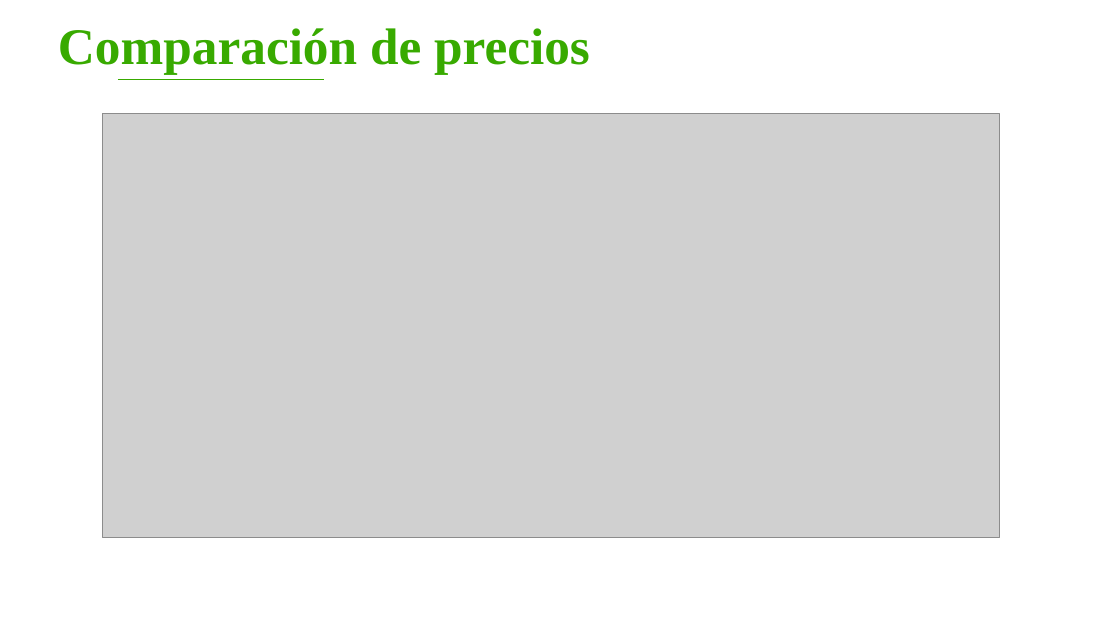
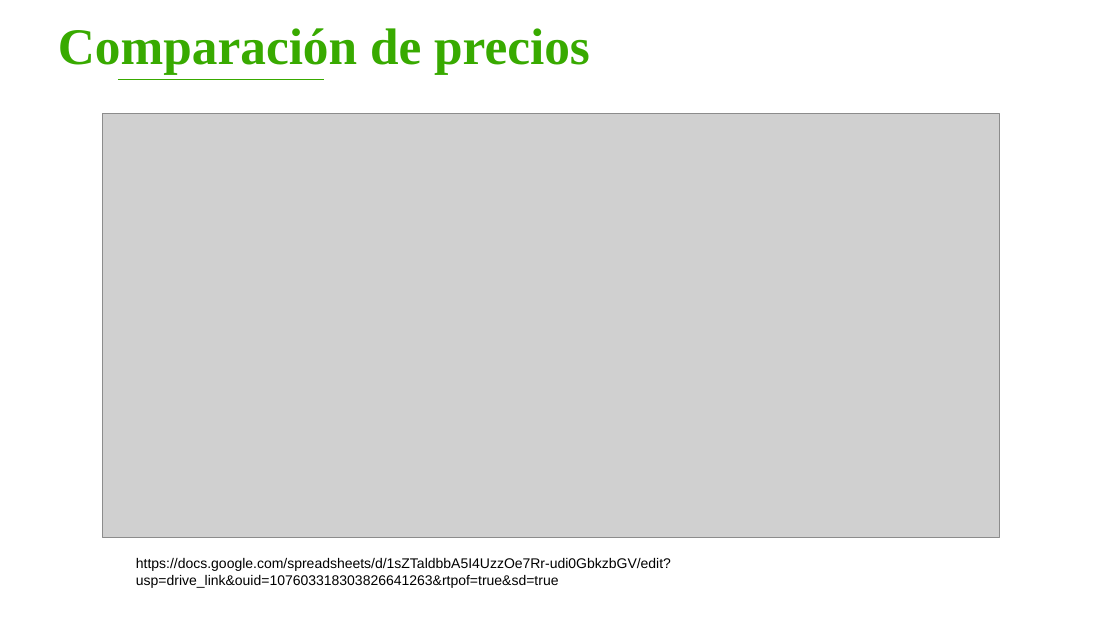
Before and after one commit to DavidV4iss/Master-Barber, a slide deck: slide 4 of PRESENTACION ENTREGABLES 2/Entregables 2.pptx. Drawn at 1120x630 pixels with LibreOffice and Linux fonts; fonts in the diff are those of the drawing; grey boxes stand for pictures; background and template pictures are left out. Boxes give left, top, right and bottom in pixels: in the first picture for what was removed or moved away, otherwise in the second. Text is boxed around its words. In the diff, an @@ line names an element or a change of style, - is before the commit and + after.

```diff
--- a/PRESENTACION ENTREGABLES 2/Entregables 2.pptx
+++ b/PRESENTACION ENTREGABLES 2/Entregables 2.pptx
@@ text added at bbox=[136, 558, 671, 588], 12 pt, text #000000 @@
+https://docs.google.com/spreadsheets/d/1sZTaldbbA5I4UzzOe7Rr-udi0GbkzbGV/edit?usp=drive_link&ouid=107603318303826641263&rtpof=true&sd=true
```
Also in this commit, not shown: 4 other slides changed, 7 slides added, 15 slides removed.
